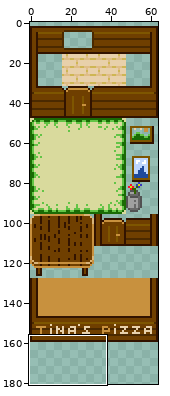
Edited in one commit: pixel-art file (sprites/tileset.aseprite). Above, an overview of the earlier version with the close-up marked.
Close-up. Before the edit:
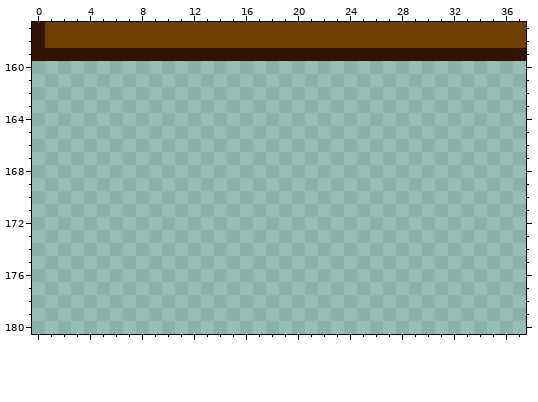
64x256 pixels, 1 frame. Shown: x 0..37, y 157..180. The wide view leaves out empty margins.
New version:
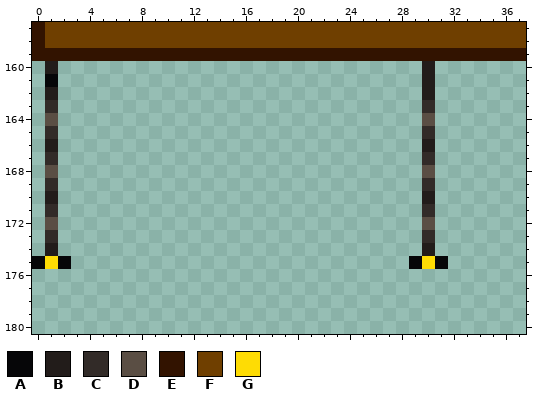
Palette (. is transparent): A #060608  B #221c1a  C #322b28  D #5a4e44  E #321300  F #6f3f00  G #fedc04
The exact change:
y 160: x 1 . -> B; x 30 . -> B
y 161: x 1 . -> A; x 30 . -> B
y 162: x 1 . -> B; x 30 . -> B
y 163: x 1 . -> C; x 30 . -> C
y 164: x 1 . -> D; x 30 . -> D
y 165: x 1 . -> C; x 30 . -> C
y 166: x 1 . -> B; x 30 . -> B
y 167: x 1 . -> C; x 30 . -> C
y 168: x 1 . -> D; x 30 . -> D
y 169: x 1 . -> C; x 30 . -> C
y 170: x 1 . -> B; x 30 . -> B
y 171: x 1 . -> C; x 30 . -> C
y 172: x 1 . -> D; x 30 . -> D
y 173: x 1 . -> C; x 30 . -> C
y 174: x 1 . -> B; x 30 . -> B
y 175: x 0..2 ... -> AGA; x 29..31 ... -> AGA
Changed places in both close-ups, as pixel boxes (x1, y1, x2, y2):
added: (32, 61, 71, 269)
added: (409, 61, 448, 269)
